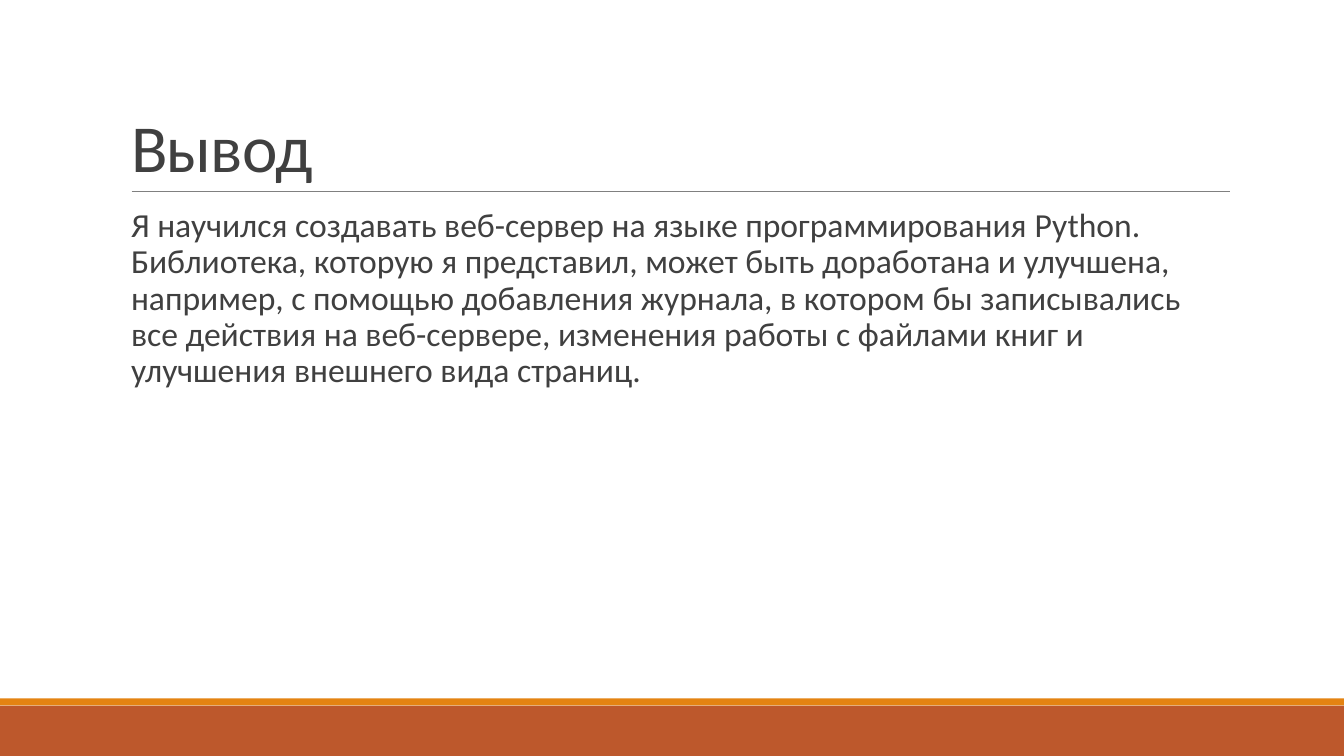
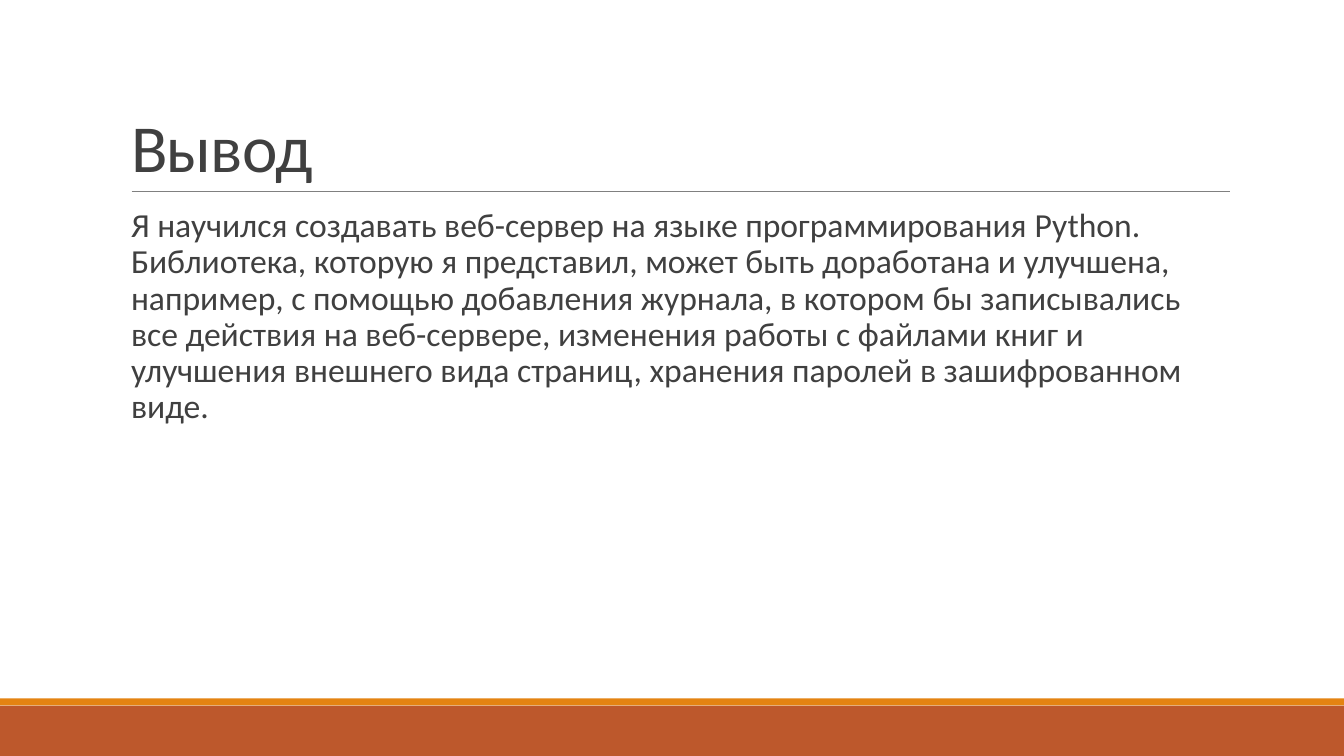
Before and after one commit to ionow2018/DB, a slide deck: slide 5 of Проект Webserver-презентация.pptx. Drawn at 1344x756 pixels with LibreOffice and Linux fonts; fonts in the diff are those of the drawing. Boxes give left, top, right and bottom in pixels: in the first picture for what was removed or moved away, otherwise in the second. Text is boxed around its words. In the diff, an @@ line names an element or a change of style, - is before the commit and + after.

```diff
--- a/Проект Webserver-презентация.pptx
+++ b/Проект Webserver-презентация.pptx
@@ text at bbox=[131, 213, 1182, 424]: text changed @@
-  Я научился создавать веб-сервер на языке программирования Python. Библиотека, которую я представил, может быть доработана и улучшена, например, с помощью добавления журнала, в котором бы записывались все действия на веб-сервере, изменения работы с файлами книг и улучшения внешнего вида страниц.
+  Я научился создавать веб-сервер на языке программирования Python. Библиотека, которую я представил, может быть доработана и улучшена, например, с помощью добавления журнала, в котором бы записывались все действия на веб-сервере, изменения работы с файлами книг и улучшения внешнего вида страниц, хранения паролей в зашифрованном виде.
```
Also in this commit, not shown: 1 other file.
